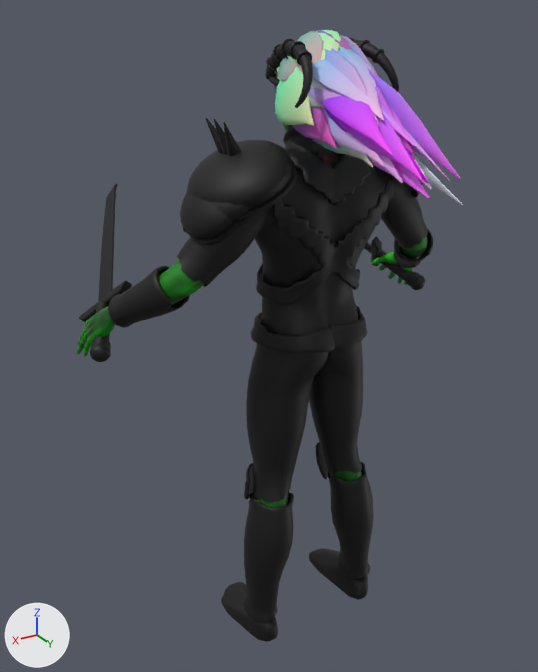
A saved change to the glTF model public/models/gods/loki.glb.
Before and after are seen from a 50 mm camera at (1.41, 2.031, 2.318) aimed at (0.043, -0.248, 1.179). Every picture has the same lights, and +X, +Y and +Z are marked at lower left. The picture after the commit comes second. Vertices at exactly the same position are counted once.

Names of what the first picture shows: 'belt', 'body', 'boot.L', 'boot.R', 'bracer.L', 'circlet', 'gorget', 'hair', 'harness', 'pauldron.L', 'trousers', 'tunic' and 12 more.
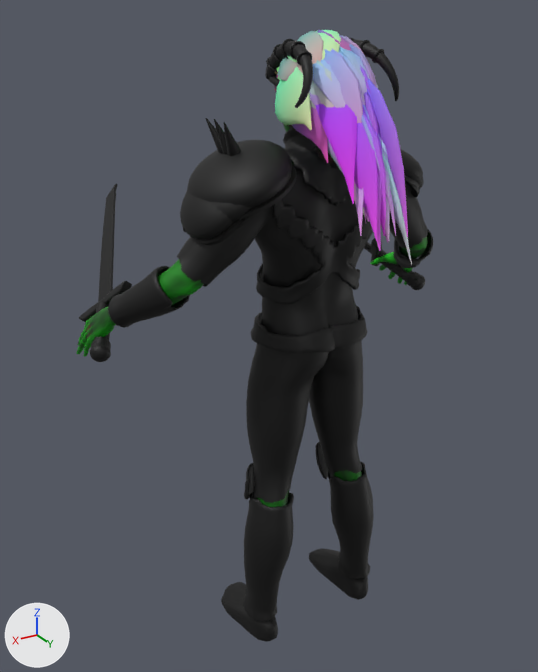
Where the change shows, as pixel boxes [x1, y1, x2, y2] in the pictures (538 x 672 px; the box of a moved part takes in the faces that stretch with it):
'hair', reshaped (27% narrower, 33% taller): before [274, 30, 463, 206]; after [274, 30, 412, 265]
part 1 of me_hair, moved or reshaped: before [289, 44, 463, 206]; after [289, 44, 412, 265]

Diff of the bpy script that builds the scene:
```diff
--- a/public/models/gods/loki.glb.py
+++ b/public/models/gods/loki.glb.py
@@ me_hair @@
 # used by ob_hair; location = (0.0, 0.0, 0.0)
-me_hair.from_pydata(...)  # 10470 vertices, 17832 faces; spans x -0.144..0.151, y -0.227..0.593, z 1.846..2.279
+me_hair.from_pydata(...)  # 10470 vertices, 17832 faces; spans x -0.144..0.151, y -0.227..0.399, z 1.622..2.279
+# me_hair part 1: 5583 of 10470 vertices moved; they spanned x -0.139..0.138, y 0.033..0.593, z 1.846..2.25 and now span x -0.139..0.138, y 0.032..0.399, z 1.622..2.25; mean shift (0.0, -0.048, -0.055); largest move (-0.062, 0.593, 1.849) -> (-0.074, 0.399, 1.623)
 me_hair.materials.append(mat_hair)
```
